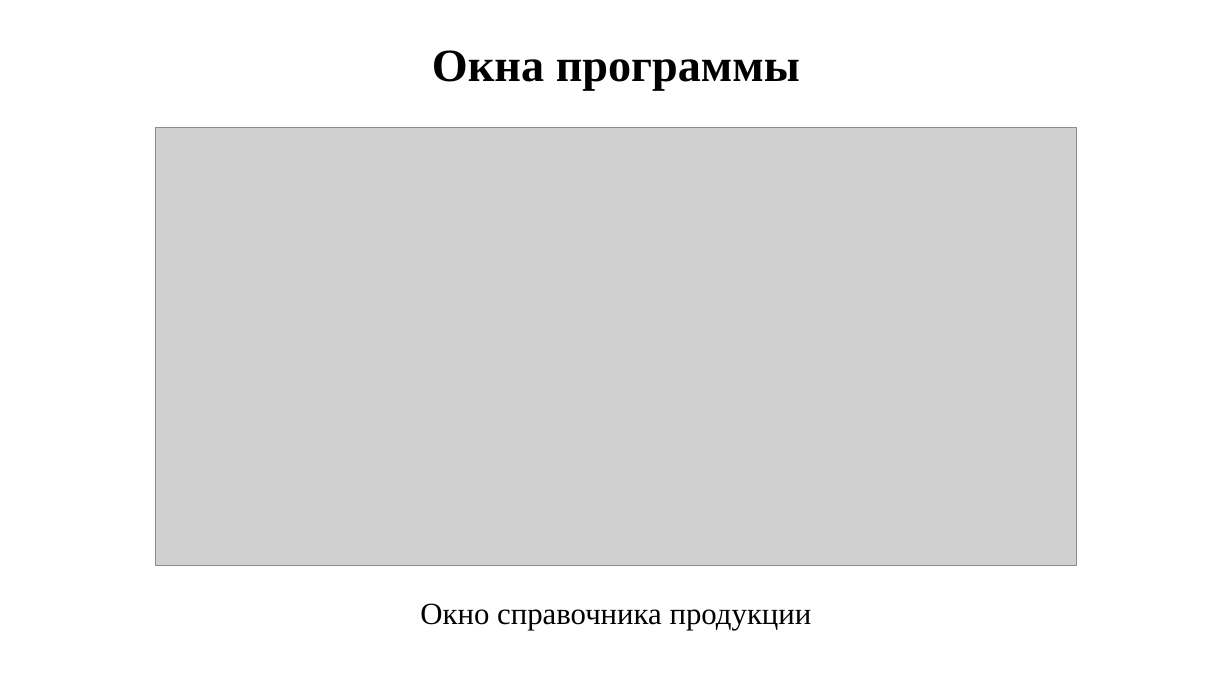
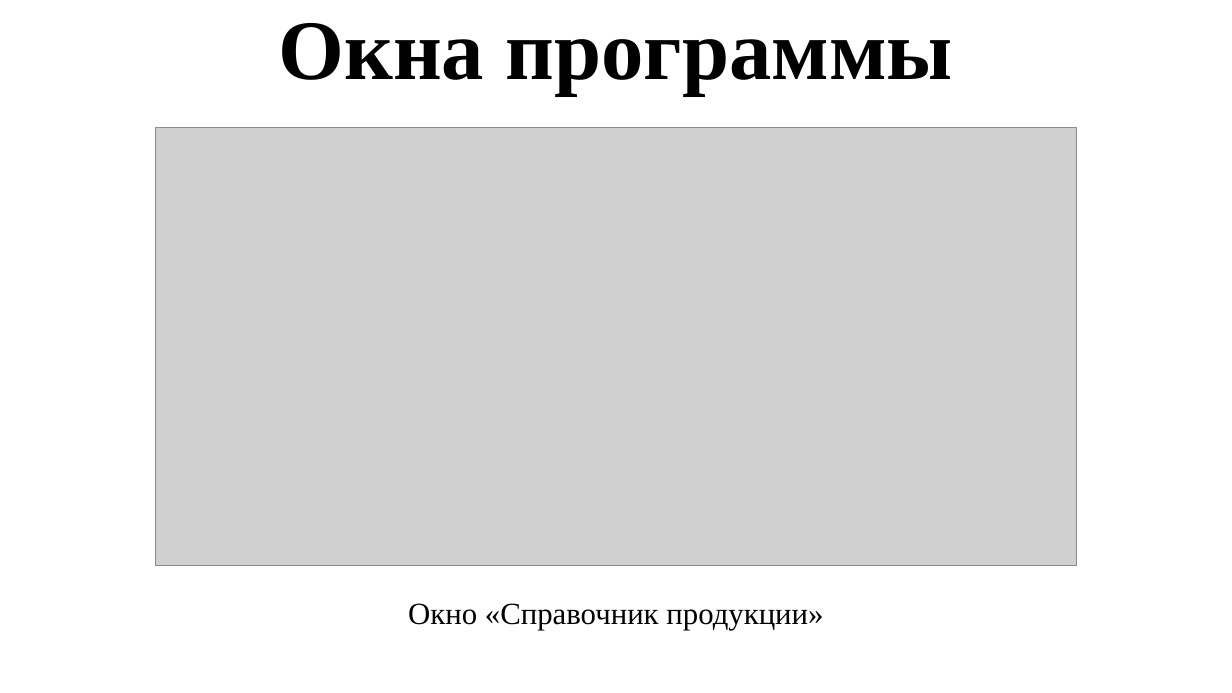
Before and after one commit to maldavan5916/VacTimeTP, a slide deck: slide 7 of Documentation/DIPLOM/Presentation.pptx. Drawn at 1232x693 pixels with LibreOffice and Linux fonts; fonts in the diff are those of the drawing; grey boxes stand for pictures. Boxes give left, top, right and bottom in pixels: in the first picture for what was removed or moved away, otherwise in the second. Text is boxed around its words. In the diff, an @@ line names an element or a change of style, - is before the commit and + after.

```diff
--- a/Documentation/DIPLOM/Presentation.pptx
+++ b/Documentation/DIPLOM/Presentation.pptx
@@ title "Окна программы" moved from (x1=432, y1=50, x2=800, y2=90) to (x1=279, y1=23, x2=952, y2=95) @@
@@ title "Окна программы" at (x1=279, y1=23, x2=952, y2=95): size 36 to 66 pt @@
@@ text at (x1=408, y1=603, x2=823, y2=630): text changed @@
-Окно справочника продукции
+Окно «Справочник продукции»
```
Also in this commit, not shown: 9 other slides changed, 2 slides added, 2 slides removed, 1 other file.
